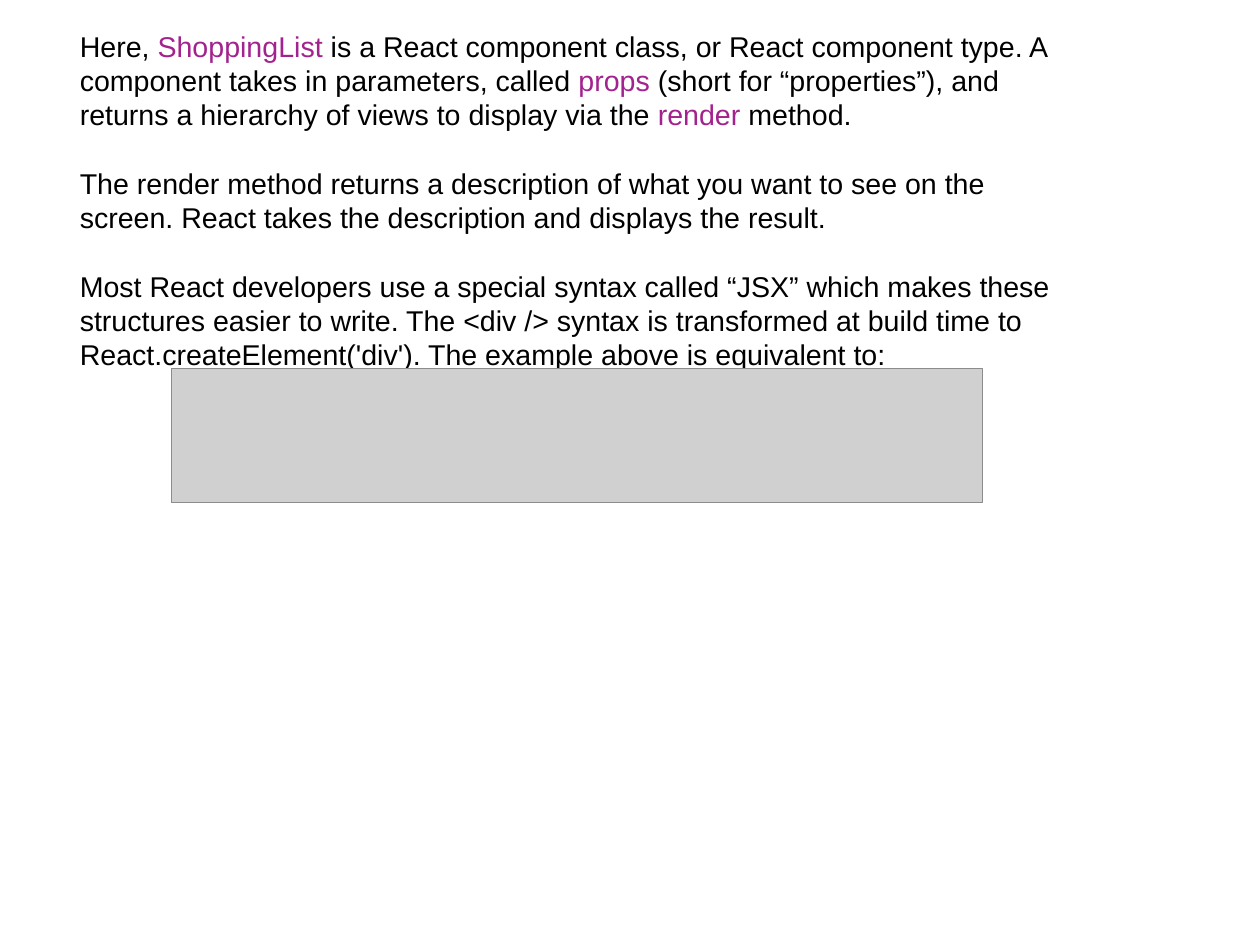
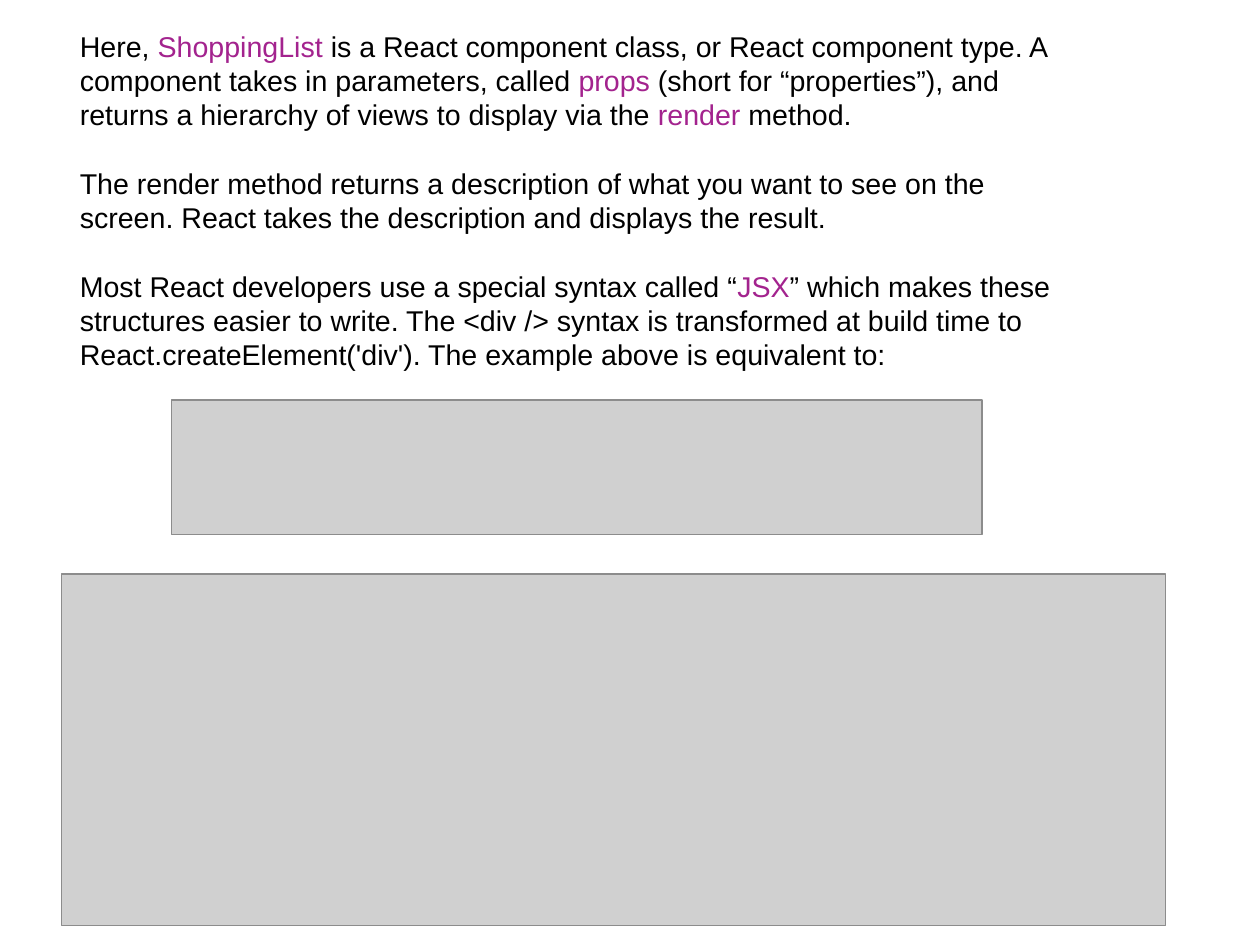
Before and after one commit to yogeshwar1996/ReactJS, a slide deck: slide 3 of LearnReact.pptx. Drawn at 1260x945 pixels with LibreOffice and Linux fonts; fonts in the diff are those of the drawing; grey boxes stand for pictures; background and template pictures are left out. Boxes give left, top, right and bottom in pixels: in the first picture for what was removed or moved away, otherwise in the second. Text is boxed around its words. In the diff, an @@ line names an element or a change of style, - is before the commit and + after.

```diff
--- a/LearnReact.pptx
+++ b/LearnReact.pptx
@@ text at box(80, 276, 1050, 371): text colour #000000 to #A3238E in "“JSX”" @@
@@ picture: place and size @@
-picture at box(172, 368, 982, 503)
+picture at box(172, 400, 982, 535)
@@ picture added at box(62, 574, 1166, 926) @@
```
Also in this commit, not shown: 1 slide added, 1 slide removed.
